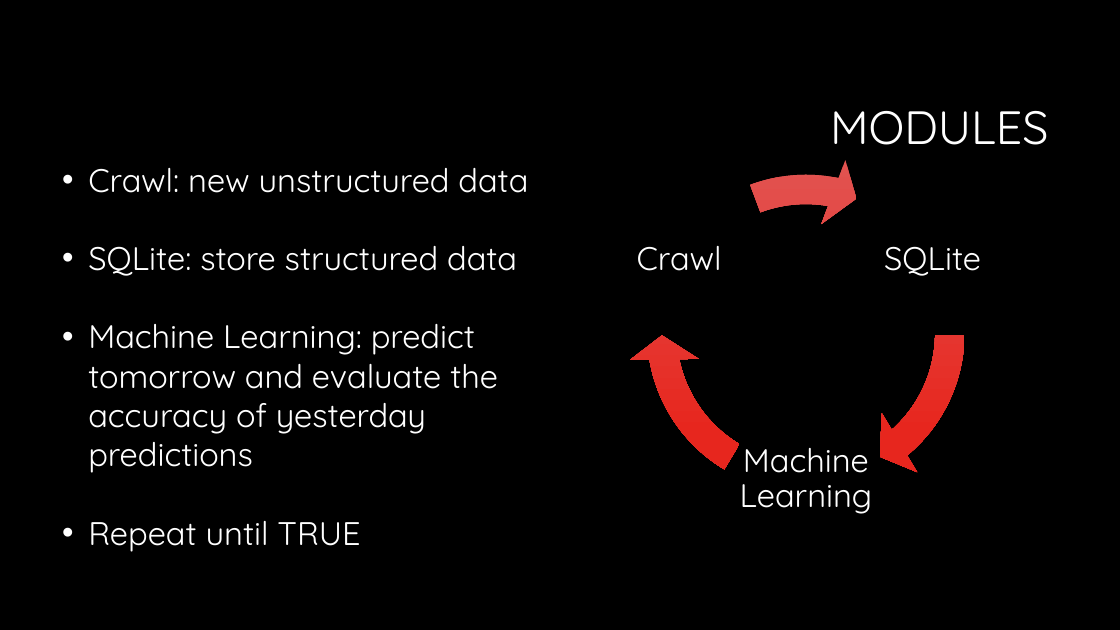
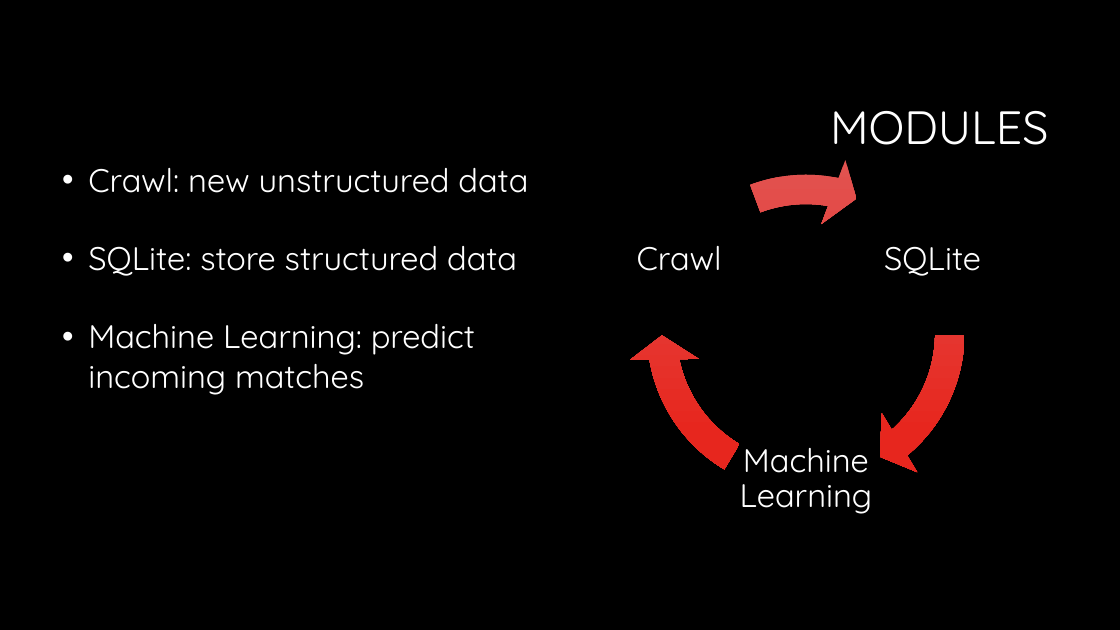
Before and after one commit to P1Analytics/DataMining-Football-Match-Prediction, a slide deck: slide 5 of other/spa_presentation.pptx. Drawn at 1120x630 pixels with LibreOffice and Linux fonts; fonts in the diff are those of the drawing; background and template pictures are left out. Boxes give left, top, right and bottom in pixels: in the first picture for what was removed or moved away, otherwise in the second. Text is boxed around its words. In the diff, an @@ line names an element or a change of style, - is before the commit and + after.

Commit message:
last presentation update

```diff
--- a/other/spa_presentation.pptx
+++ b/other/spa_presentation.pptx
@@ text at [88,324,475,395]: text changed @@
-• Machine Learning: predict tomorrow and evaluate the accuracy of yesterday predictions
-• Repeat until TRUE
+• Machine Learning: predict incoming matches
```
Also in this commit, not shown: 3 other slides changed, 1 slide removed, 1 other file.
